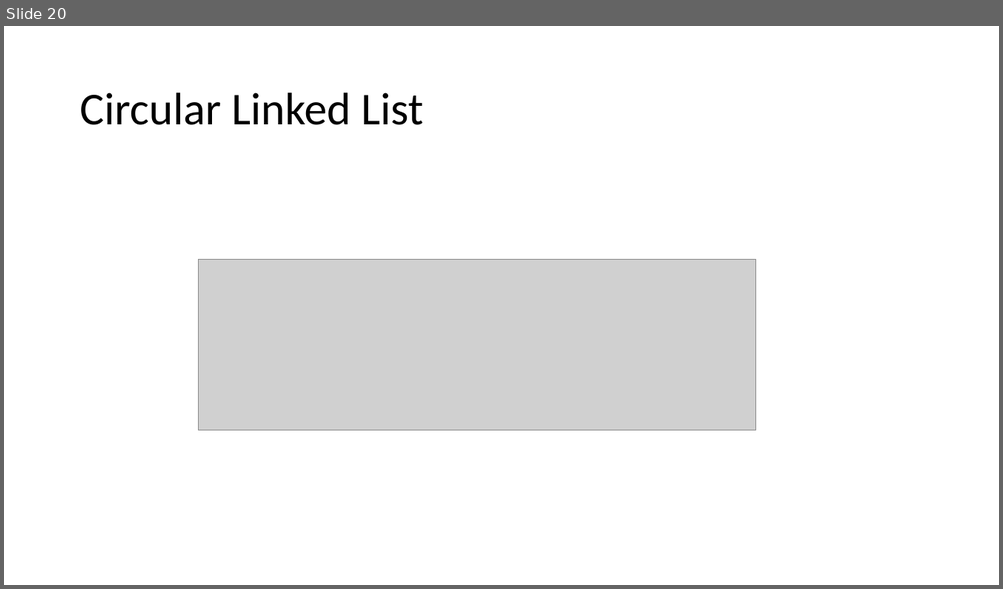
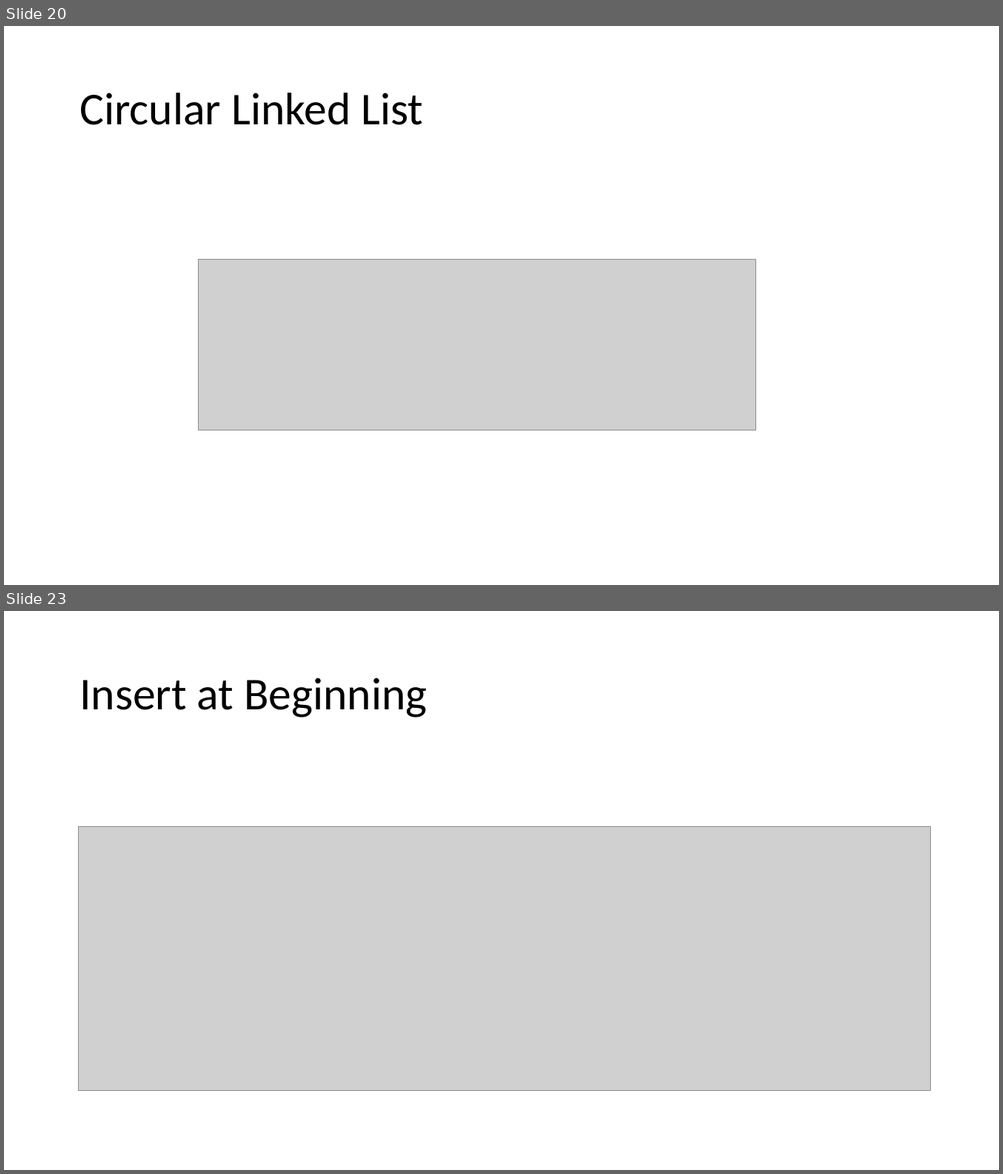
Before and after one commit to priyalbhatewara123/Winter-Industrial-Training-GirlScript, a slide deck: LINKED LIST.pptx. Shown one above the other, each under a label of ours: slide 20 before the commit, slides 20 and 23 after it; the slides between them are not shown. The pictures are 1003x589 and 1003x1174 pixels, drawn with LibreOffice and Linux fonts; fonts in the diff are those of the drawing; grey boxes stand for pictures. Boxes give left, top, right and bottom in pixels: in the first picture for what was removed or moved away, otherwise in the second. Text is boxed around its words. In the diff, an @@ line names an element or a change of style, - is before the commit and + after.

```diff
--- a/LINKED LIST.pptx
+++ b/LINKED LIST.pptx
@@ slide 23 added at [4,611,999,1170], background #FFFFFF @@
@@ title added at [79,678,427,718], 44 pt, text #000000 @@
+Insert at Beginning
@@ picture added at [79,826,930,1091] @@
```
Also in this commit, not shown: 5 other slides added, 4 other files.
